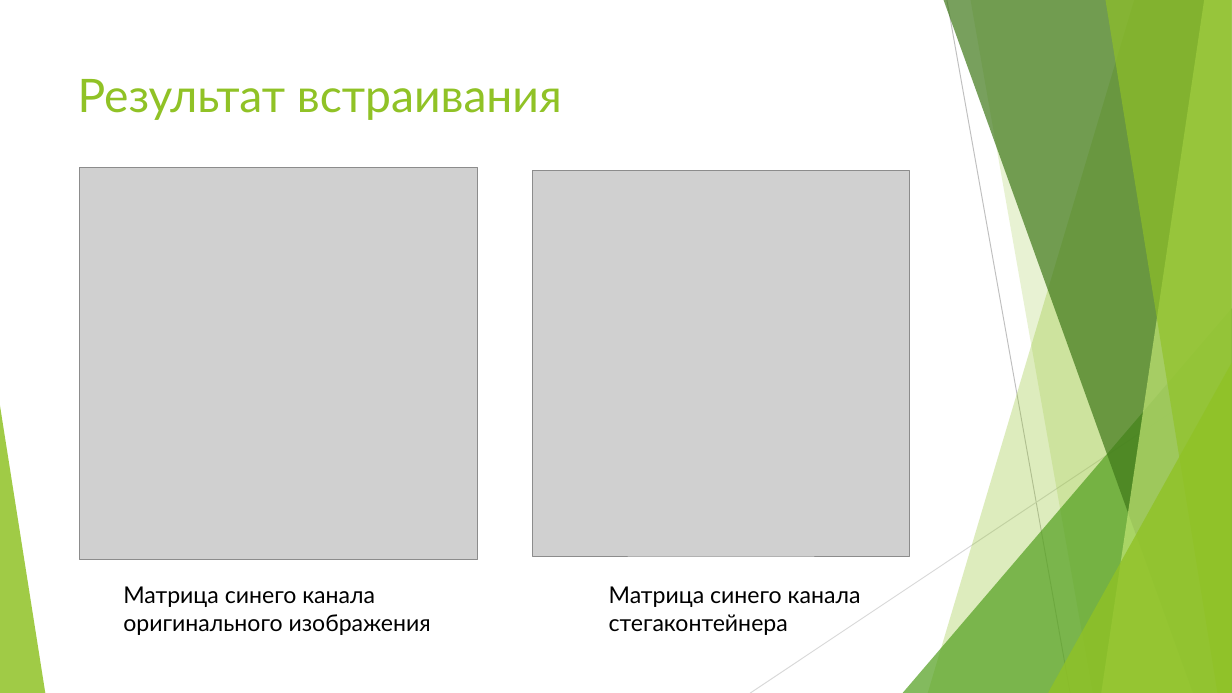
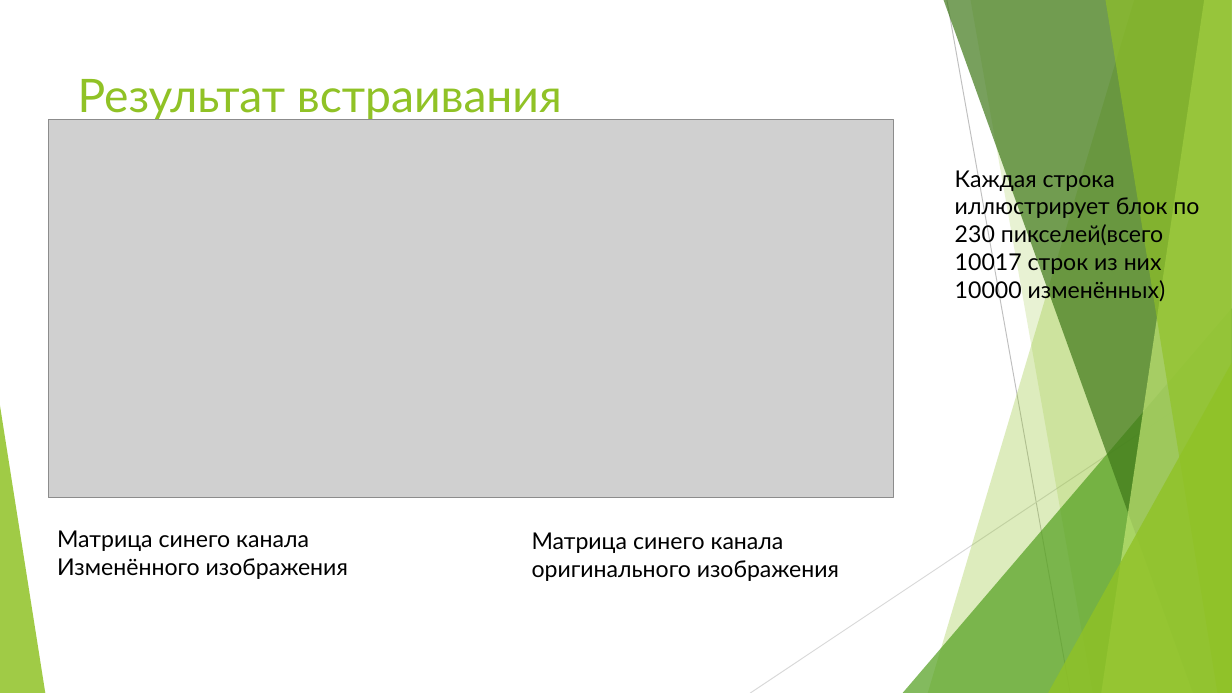
Before and after one commit to Kubyshev/kurs_stega, a slide deck: slide 12 of stegoKurs/Курсовая.pptx. Drawn at 1232x693 pixels with LibreOffice and Linux fonts; fonts in the diff are those of the drawing; grey boxes stand for pictures. Boxes give left, top, right and bottom in pixels: in the first picture for what was removed or moved away, otherwise in the second. Text is boxed around its words. In the diff, an @@ line names an element or a change of style, - is before the commit and + after.

```diff
--- a/stegoKurs/Курсовая.pptx
+++ b/stegoKurs/Курсовая.pptx
@@ picture added at (48, 120, 894, 498) @@
@@ picture removed at (79, 167, 478, 559) @@
@@ picture removed at (533, 171, 910, 556) @@
@@ text added at (955, 166, 1199, 303), 18 pt, text #000000 @@
+Каждая строка иллюстрирует блок по 230 пикселей(всего 10017 строк из них 10000 изменённых)
@@ text "Матрица синего канала": place and size @@
-text "Матрица синего канала" at (609, 586, 861, 635)
+text "Матрица синего канала" at (57, 530, 348, 579)
@@ text "Матрица синего канала": place and size @@
-text "Матрица синего канала" at (123, 586, 431, 635)
+text "Матрица синего канала" at (532, 532, 839, 581)
@@ text at (57, 558, 348, 579): text changed @@
-стегаконтейнера
+Изменённого изображения
```
Also in this commit, not shown: 9 other slides changed.
